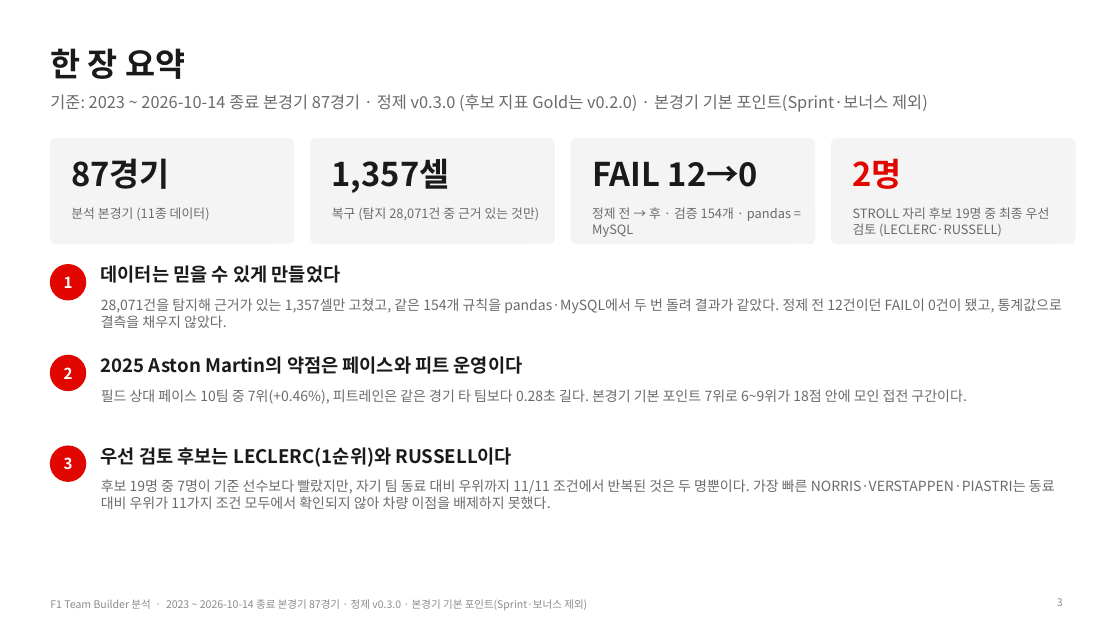
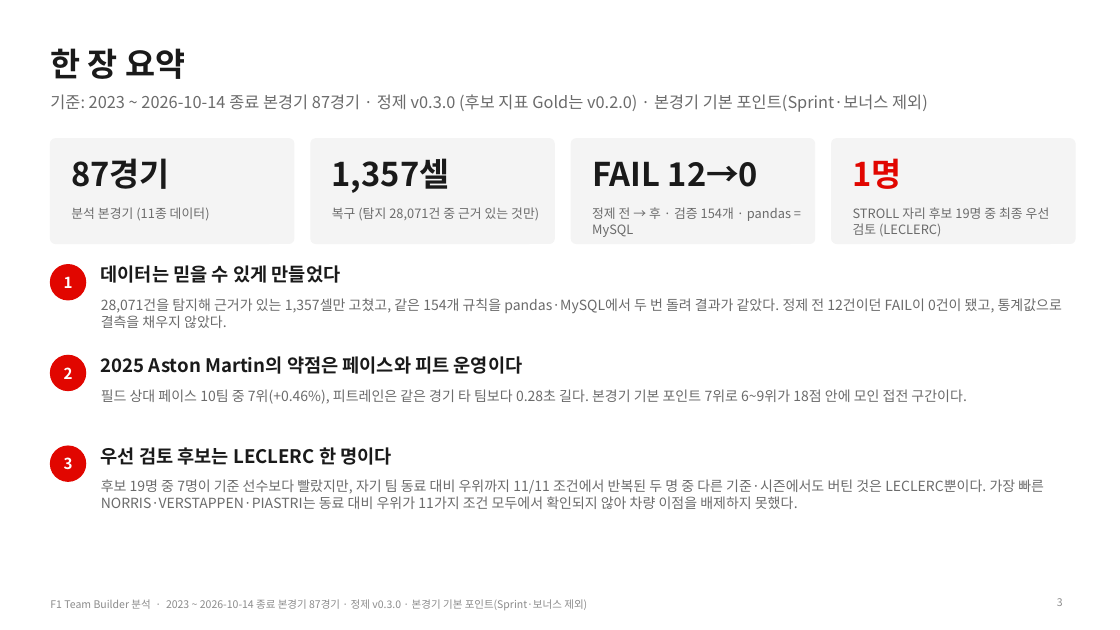
Before and after one commit to encore-ai-campus/mlo-02-p2-team1, a slide deck: slide 3 of docs/F1_TeamBuilder_발표자료.pptx. Drawn at 1120x630 pixels with LibreOffice and Linux fonts; fonts in the diff are those of the drawing. Boxes give left, top, right and bottom in pixels: in the first picture for what was removed or moved away, otherwise in the second. Text is boxed around its words. In the diff, an @@ line names an element or a change of style, - is before the commit and + after.

```diff
--- a/docs/F1_TeamBuilder_발표자료.pptx
+++ b/docs/F1_TeamBuilder_발표자료.pptx
@@ text at [853,158,902,189]: text changed @@
-2명
+1명
@@ text at [853,207,1050,236]: text changed @@
-STROLL 자리 후보 19명 중 최종 우선 검토 (LECLERC·RUSSELL)
+STROLL 자리 후보 19명 중 최종 우선 검토 (LECLERC)
@@ text at [101,447,391,465]: text changed @@
-우선 검토 후보는 LECLERC(1순위)와 RUSSELL이다
+우선 검토 후보는 LECLERC 한 명이다
@@ text at [101,479,1044,509]: text changed @@
-후보 19명 중 7명이 기준 선수보다 빨랐지만, 자기 팀 동료 대비 우위까지 11/11 조건에서 반복된 것은 두 명뿐이다. 가장 빠른 NORRIS·VERSTAPPEN·PIASTRI는 동료 대비 우위가 11가지 조건 모두에서 확인되지 않아 차량 이점을 배제하지 못했다.
+후보 19명 중 7명이 기준 선수보다 빨랐지만, 자기 팀 동료 대비 우위까지 11/11 조건에서 반복된 두 명 중 다른 기준·시즌에서도 버틴 것은 LECLERC뿐이다. 가장 빠른 NORRIS·VERSTAPPEN·PIASTRI는 동료 대비 우위가 11가지 조건 모두에서 확인되지 않아 차량 이점을 배제하지 못했다.
```
Also in this commit, not shown: 9 other slides changed, 1 slide added, 8 other files.
